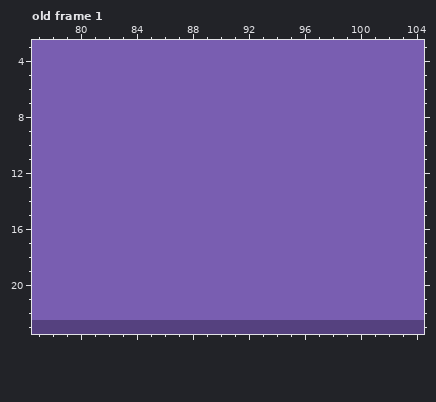
Pixel-art file: _SelectedAssets/LockedInArt.aseprite. Above is the file before it was changed.
280x115 pixels, 1 frame. Colours within 5 levels of each other are drawn and written as one. Shown: old frame 1: x 77..104, y 3..23. The commit also changed other frames or places, which this record leaves out.
Now the later version:
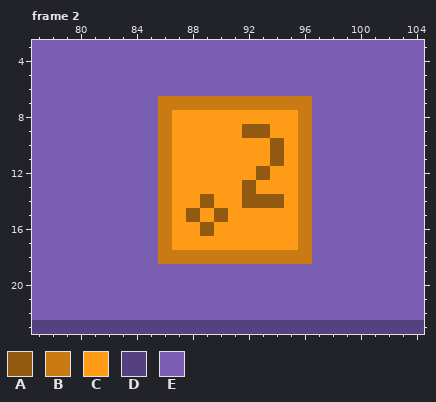
Palette (. is transparent): A #925a10  B #c97a13  C #ff9b17  D #55417f  E #795eb1
A new or re-ordered frame is compared with the old frame closest to it.
Change:
frames 1 -> 4
layer "Note" added
Frame 2 is new; against old frame 1, layer "Note":
Colour E gives way to colour A in row 9 at x 92 to 93; in rows 10 to 11 at x 94; in row 12 at x 93; in row 13 at x 92; in row 14 at x 89 and 92 to 94; in row 15 at x 88 and 90.
Colour E gives way to colour A in row 16 at x 89.
Colour E gives way to colour B in row 7 at x 86 to 96; in rows 8 to 17 at x 86 and 96; in row 18 at x 86 to 96.
Colour E gives way to colour C in row 8 at x 87 to 95; in row 9 at x 87 to 91 and 94 to 95; in rows 10 to 11 at x 87 to 93 and 95; in row 12 at x 87 to 92 and 94 to 95; in row 13 at x 87 to 91 and 93 to 95; in row 14 at x 87 to 88, 90 to 91 and 95.
Colour E gives way to colour C in row 15 at x 87, 89 and 91 to 95; in row 16 at x 87 to 88 and 90 to 95; in row 17 at x 87 to 95.
Where, in picture pixels (left, top, right, bottom), the same in both pictures:
changed: (158, 96, 312, 264)
